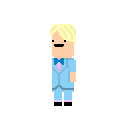
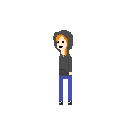
Layer changes from the first 128 x 128 image to the second:
removed layer "Layer 1" over [50, 24, 76, 106]
added layer "Arm" above "Body" over [67, 57, 72, 75]
added layer "Body" above "Face" over [53, 30, 73, 105]
